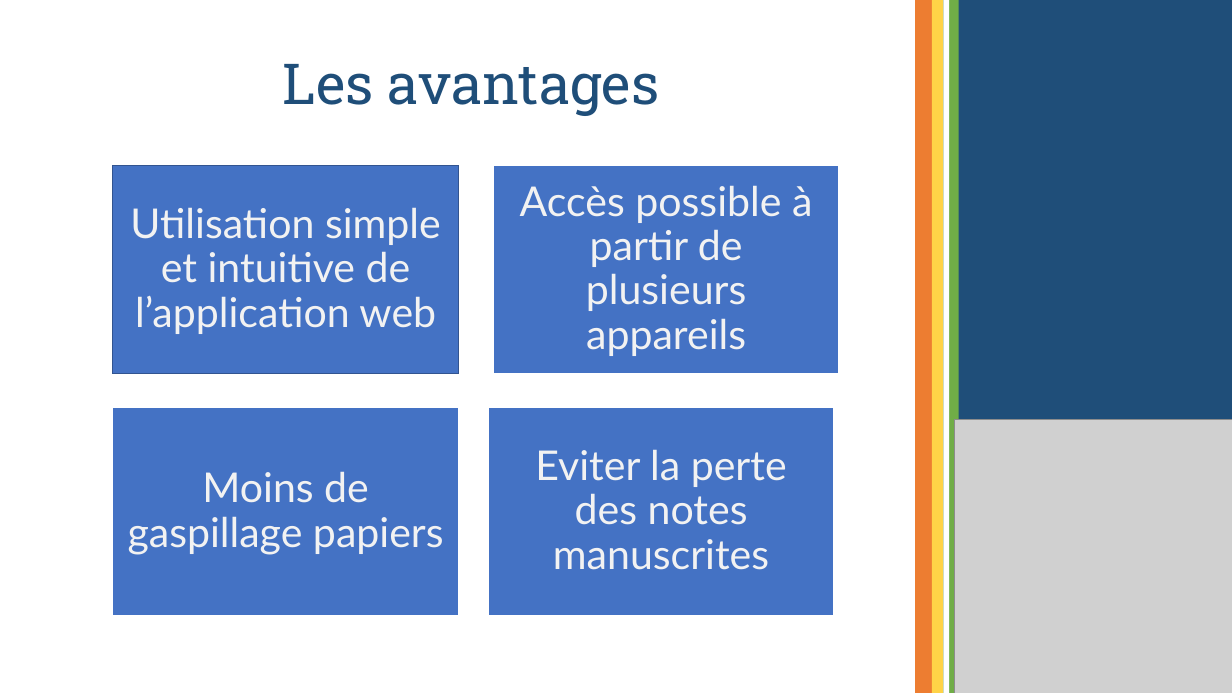
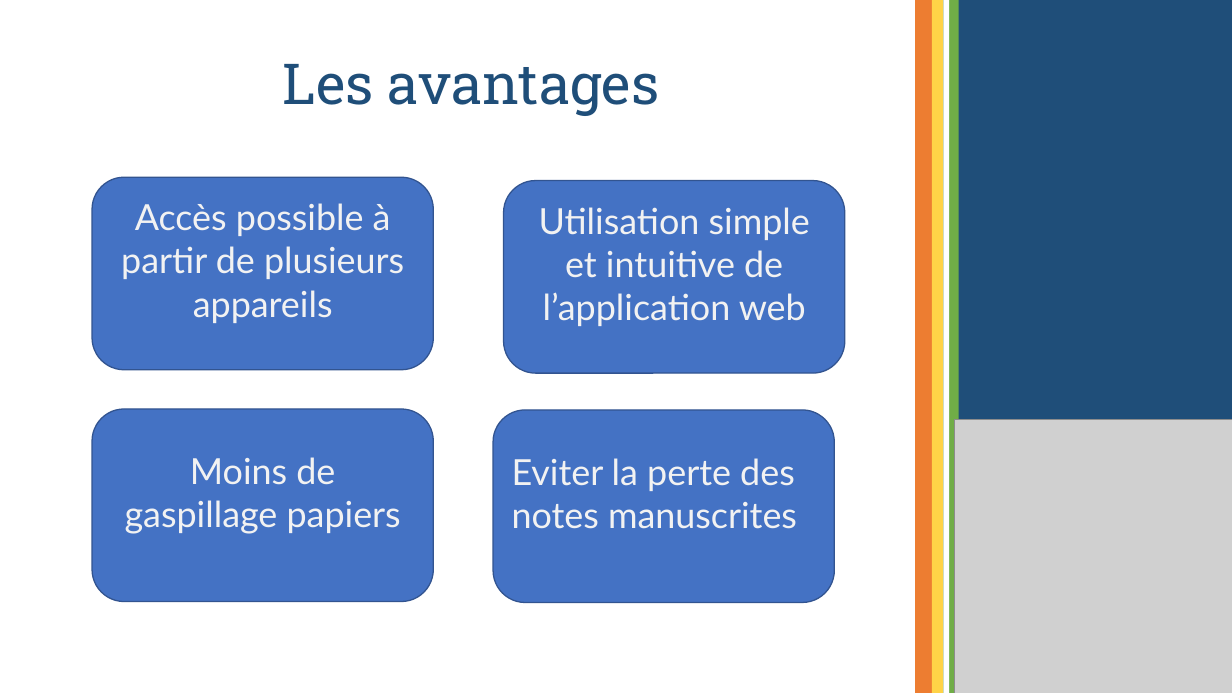
Before and after one commit to panda1936/PJT, a slide deck: slide 4 of Rendu/SchoolBoard.pptx. Drawn at 1232x693 pixels with LibreOffice and Linux fonts; fonts in the diff are those of the drawing; grey boxes stand for pictures. Boxes give left, top, right and bottom in pixels: in the first picture for what was removed or moved away, otherwise in the second. Text is boxed around its words. In the diff, an @@ line names an element or a change of style, - is before the commit and + after.

Commit message:
ppt

```diff
--- a/Rendu/SchoolBoard.pptx
+++ b/Rendu/SchoolBoard.pptx
@@ size 32 to 28 pt; line spacing 0.9 to 1; less space between paragraphs; fill none to #4472C4; outline none to #325491 1 pt in 3 elements at [92, 409, 433, 602], [504, 180, 845, 372], [92, 177, 433, 370] @@
@@ rounded rectangle "Accès possible à partir de ...": place and size @@
-rounded rectangle "Accès possible à partir de ..." at [520, 185, 812, 356]
+rounded rectangle "Accès possible à partir de ..." at [92, 177, 433, 370]
@@ rounded rectangle "Utilisation simple et intuitive de ...": place and size @@
-rounded rectangle "Utilisation simple et intuitive de ..." at [130, 207, 441, 334]
+rounded rectangle "Utilisation simple et intuitive de ..." at [504, 180, 845, 372]
@@ rounded rectangle "Moins de gaspillage papiers": place and size @@
-rounded rectangle "Moins de gaspillage papiers" at [128, 471, 444, 555]
+rounded rectangle "Moins de gaspillage papiers" at [92, 409, 433, 602]
@@ group removed at [113, 165, 839, 616]: 4 rectangles @@
@@ rounded rectangle "Eviter la perte des notes ...": place and size @@
-rounded rectangle "Eviter la perte des notes ..." at [535, 449, 787, 570]
+rounded rectangle "Eviter la perte des notes ..." at [494, 410, 835, 603]
@@ rounded rectangle "Eviter la perte des notes ..." at [494, 410, 835, 603]: size 32 to 28 pt; alignment centre to left; line spacing 0.9 to 1; less space between paragraphs; fill none to #4472C4; outline none to #325491 1 pt @@
```
Also in this commit, not shown: 2 other slides changed, 2 slides removed.
